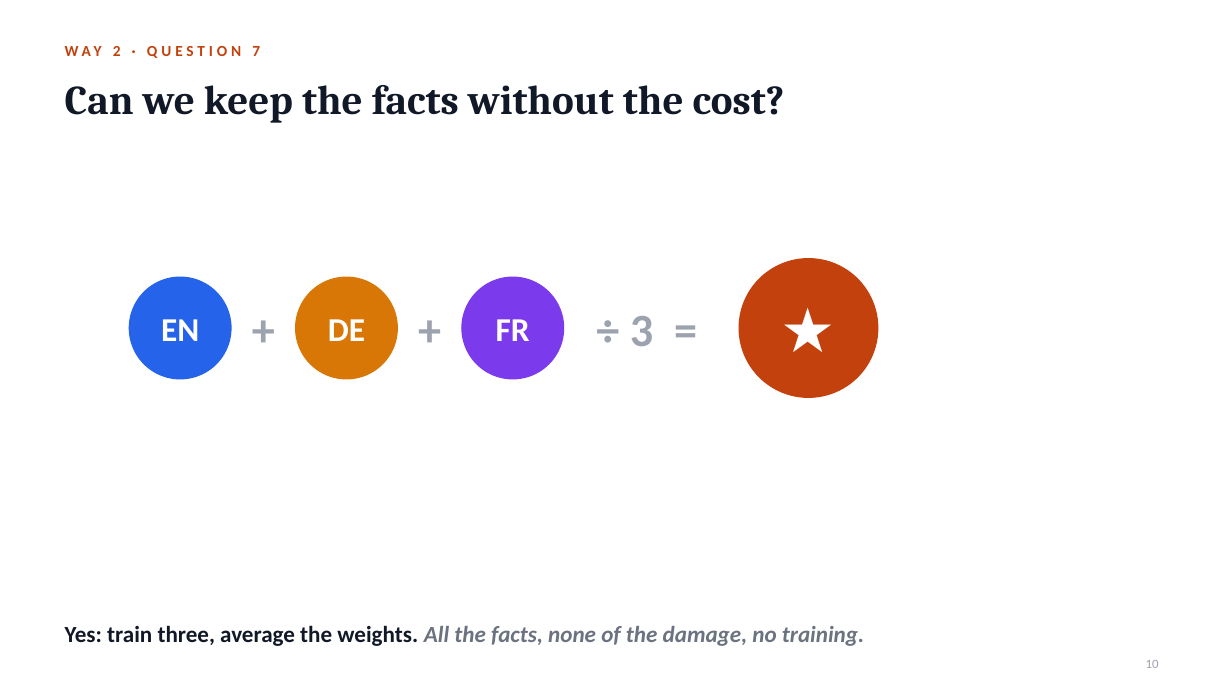
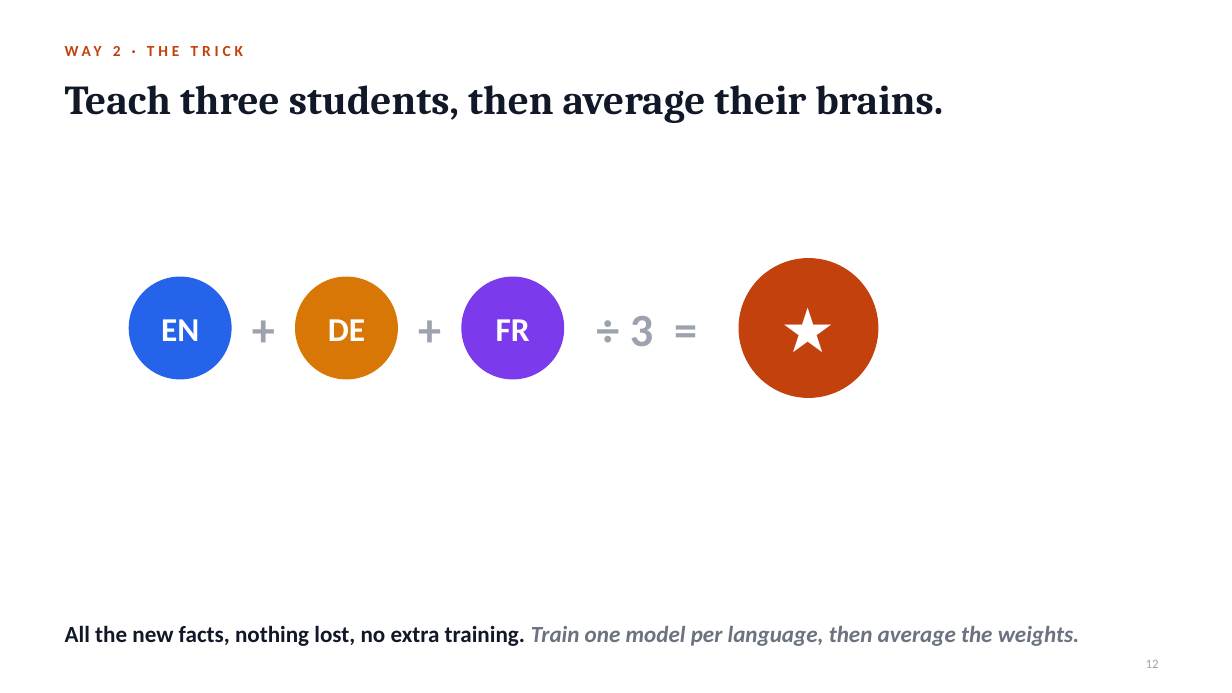
Before and after one commit to notagit3650/Claude_expo_repo_36501, a slide deck: slide 12 of slides/Retrain_or_teach.pptx (slide 10 before the commit). Drawn at 1232x693 pixels with LibreOffice and Linux fonts; fonts in the diff are those of the drawing. Boxes give left, top, right and bottom in pixels: in the first picture for what was removed or moved away, otherwise in the second. Text is boxed around its words. In the diff, an @@ line names an element or a change of style, - is before the commit and + after.

```diff
--- a/slides/Retrain_or_teach.pptx
+++ b/slides/Retrain_or_teach.pptx
@@ text at [65,46,121,56]: text changed @@
-WAY 2 · QUESTION 7
+WAY 2 · THE TRICK
@@ title at [65,85,943,123]: text changed @@
-Can we keep the facts without the cost?
+Teach three students, then average their brains.
@@ text at [65,625,1080,646]: text changed @@
-Yes: train three, average the weights. All the facts, none of the damage, no training.
+All the new facts, nothing lost, no extra training. Train one model per language, then average the weights.
@@ page number at [1146,660,1159,668]: text changed @@
-10
+12
```
Also in this commit, not shown: 8 other slides changed, 4 slides added, 2 slides removed, 2 other files.
